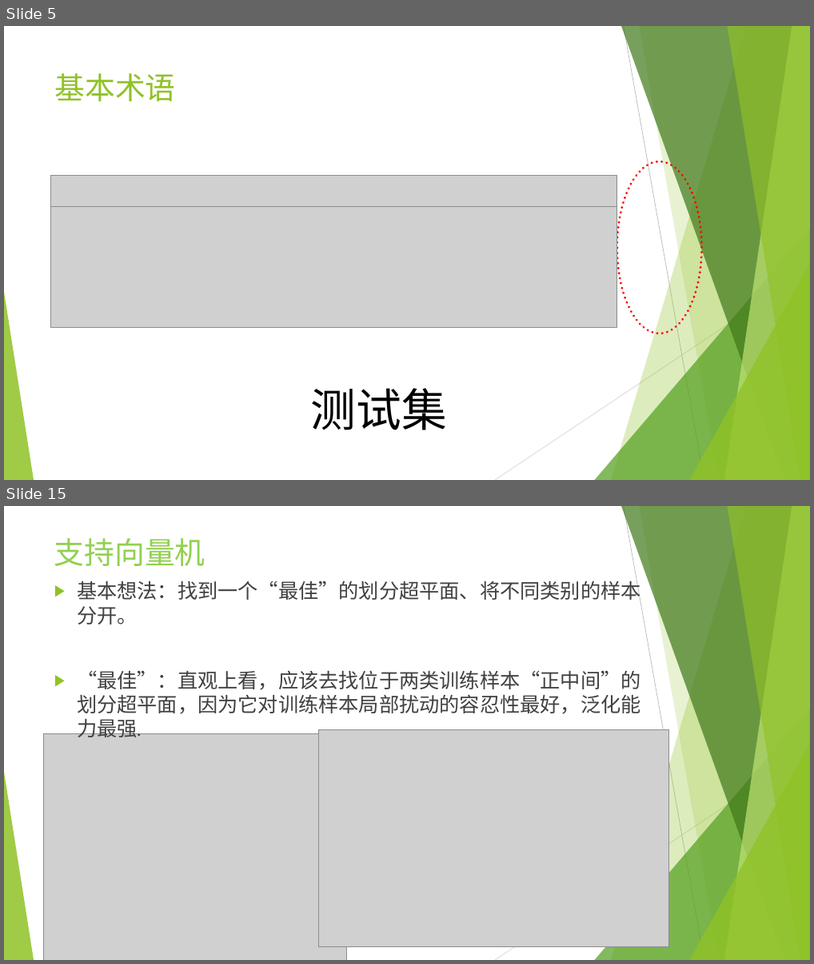
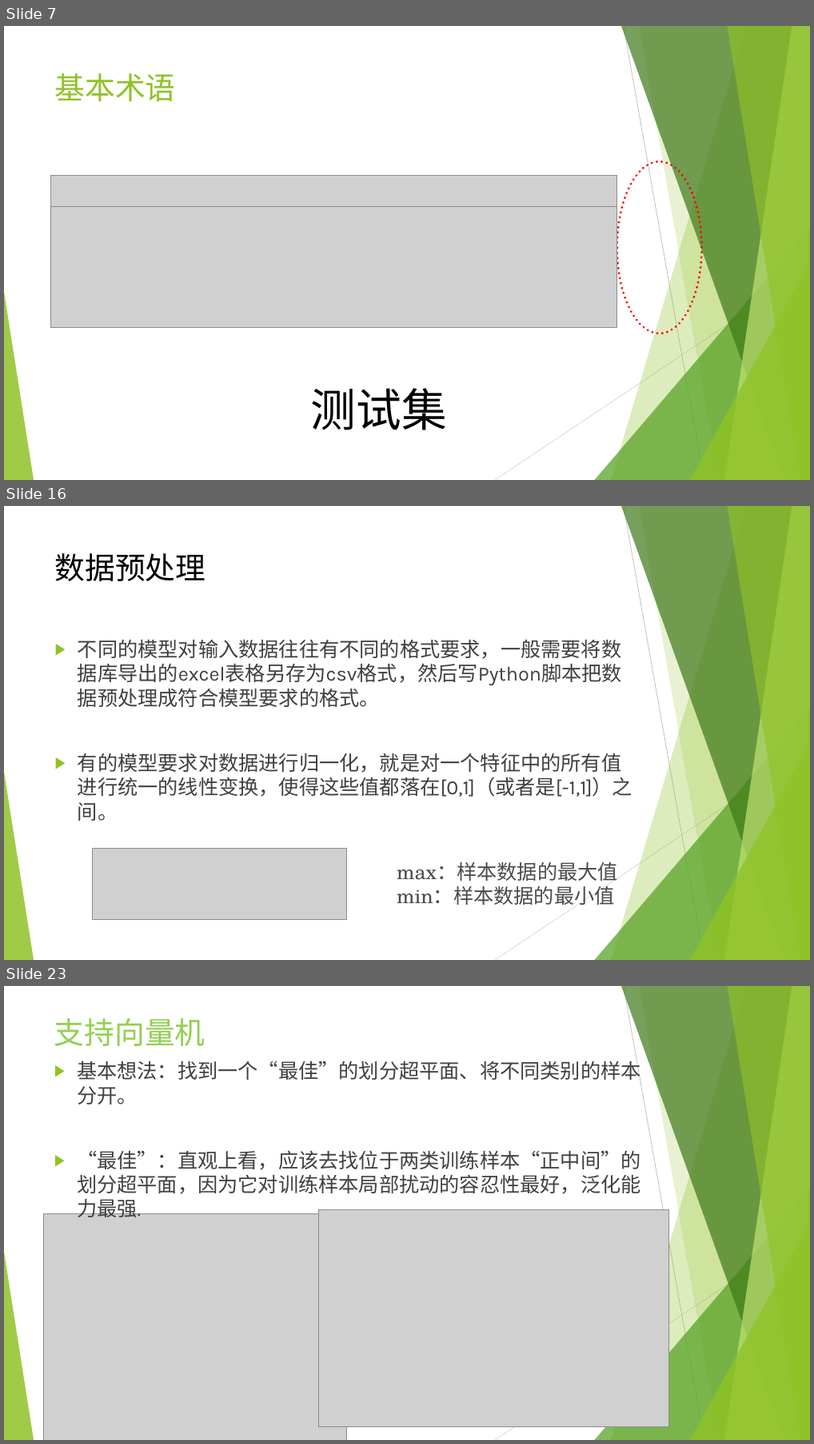
Before and after one commit to icsnju/I2EC, a slide deck: Finance/机器学习在金融行业的应用.pptx. Shown one above the other, each under a label of ours: slides 5 and 15 before the commit, slides 7, 16 and 23 after it; the slides between them are not shown. The pictures are 814x964 and 814x1444 pixels, drawn with LibreOffice and Linux fonts; fonts in the diff are those of the drawing; grey boxes stand for pictures. Boxes give left, top, right and bottom in pixels: in the first picture for what was removed or moved away, otherwise in the second. Text is boxed around its words. In the diff, an @@ line names an element or a change of style, - is before the commit and + after.

```diff
--- a/Finance/机器学习在金融行业的应用.pptx
+++ b/Finance/机器学习在金融行业的应用.pptx
@@ slide 16 added at (4, 506, 810, 960), background #FFFFFF; not listed: 10 template elements that a slide beside it also shows @@
@@ title added at (55, 553, 206, 581), 36 pt, text #000000 @@
+数据预处理
@@ text added at (78, 640, 633, 820), 24 pt, text #404040 @@
+▶ 不同的模型对输入数据往往有不同的格式要求，一般需要将数据库导出的excel表格另存为csv格式，然后写Python脚本把数据预处理成符合模型要求的格式。
+▶ 有的模型要求对数据进行归一化，就是对一个特征中的所有值进行统一的线性变换，使得这些值都落在[0,1]（或者是[-1,1]）之间。
@@ picture added at (93, 848, 348, 919) @@
@@ text added at (397, 862, 618, 904), 24 pt, text #4B4B4B @@
+max：样本数据的最大值
+min：样本数据的最小值
@@ what was slide 5 is now slide 7 @@
@@ what was slide 15 is now slide 23 @@
```
Also in this commit, not shown: 3 slides changed, 14 other slides added, 9 slides removed.
